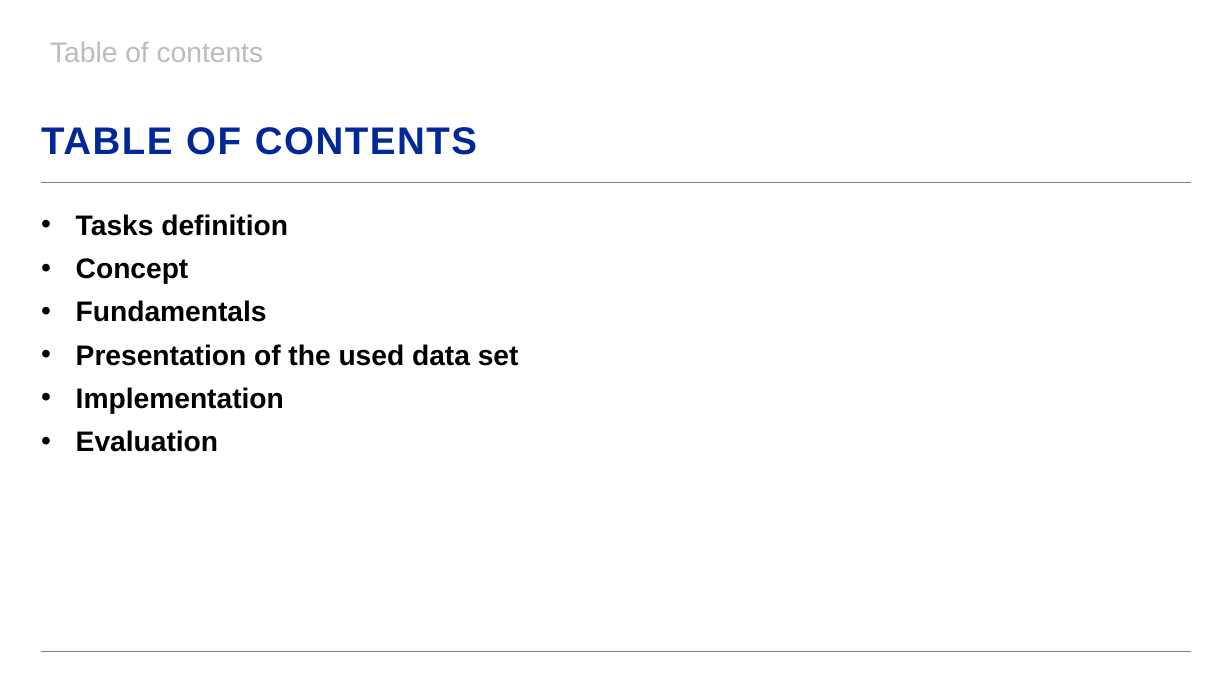
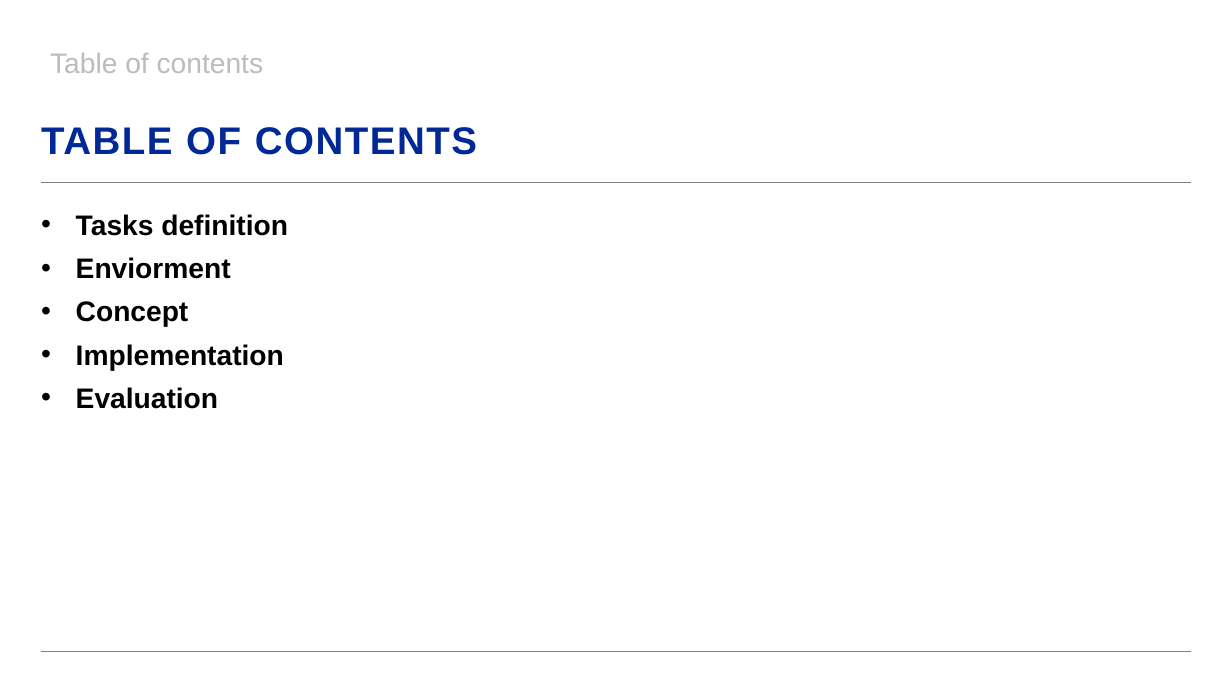
Before and after one commit to dominik-buecher/Architectur_Planning, a slide deck: slide 2 of Architecture_and_Planning.pptx (slide 3 before the commit). Drawn at 1232x693 pixels with LibreOffice and Linux fonts; fonts in the diff are those of the drawing; background and template pictures are left out. Boxes give left, top, right and bottom in pixels: in the first picture for what was removed or moved away, otherwise in the second. Text is boxed around its words. In the diff, an @@ line names an element or a change of style, - is before the commit and + after.

```diff
--- a/Architecture_and_Planning.pptx
+++ b/Architecture_and_Planning.pptx
@@ text "Table of contents": place and size @@
-text "Table of contents" at [50,42,264,62]
+text "Table of contents" at [50,53,264,73]
@@ text at [76,257,231,279]: paragraph added @@
+• Enviorment
@@ text at [76,300,519,366]: paragraphs removed @@
-• Fundamentals
-• Presentation of the used data set
```
Also in this commit, not shown: 13 slides added, 5 slides removed, 21 other files.
